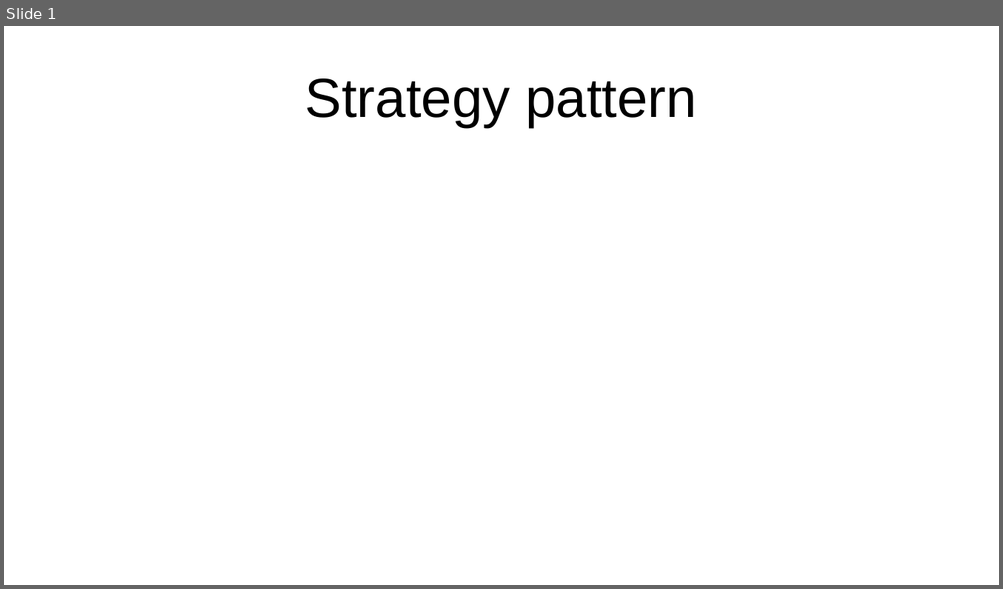
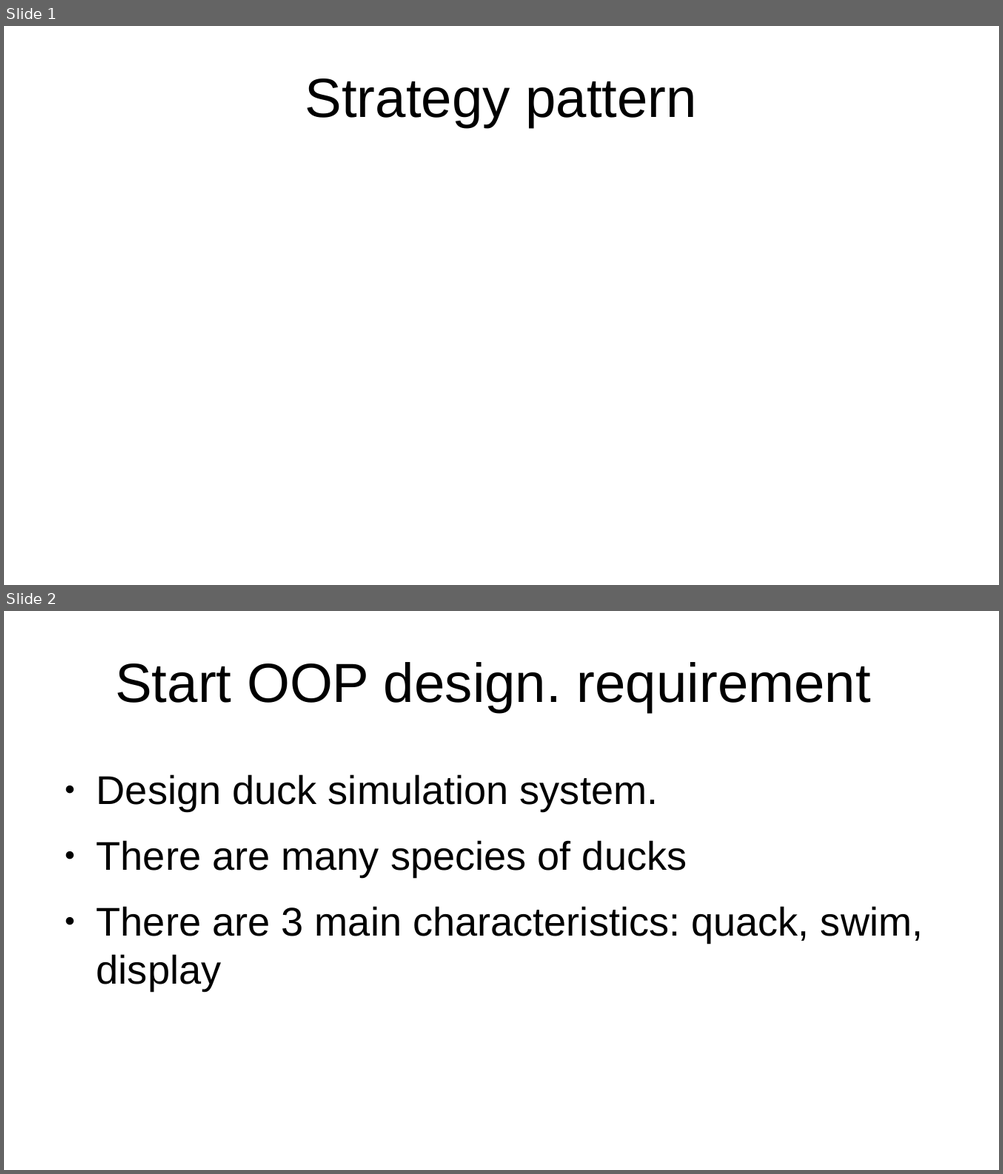
Before and after one commit to cuongnl/design_pattern, a slide deck: strategy_pattern/note.odp. Shown one above the other, each under a label of ours: slide 1 before the commit, slides 1 and 2 after it. The pictures are 1003x589 and 1003x1174 pixels, drawn with LibreOffice and Linux fonts; fonts in the diff are those of the drawing. Boxes give left, top, right and bottom in pixels: in the first picture for what was removed or moved away, otherwise in the second. Text is boxed around its words. In the diff, an @@ line names an element or a change of style, - is before the commit and + after.

```diff
--- a/strategy_pattern/note.odp
+++ b/strategy_pattern/note.odp
@@ slide 2 added at (4,611,999,1170), background #FFFFFF @@
@@ title added at (115,662,871,712), 44 pt, text #000000 @@
+Start OOP design. requirement
@@ text added at (96,775,922,991), 32 pt, text #000000 @@
+● Design duck simulation system.
+● There are many species of ducks
+● There are 3 main characteristics: quack, swim, display
```
Also in this commit, not shown: 3 other slides added, 4 other files.
